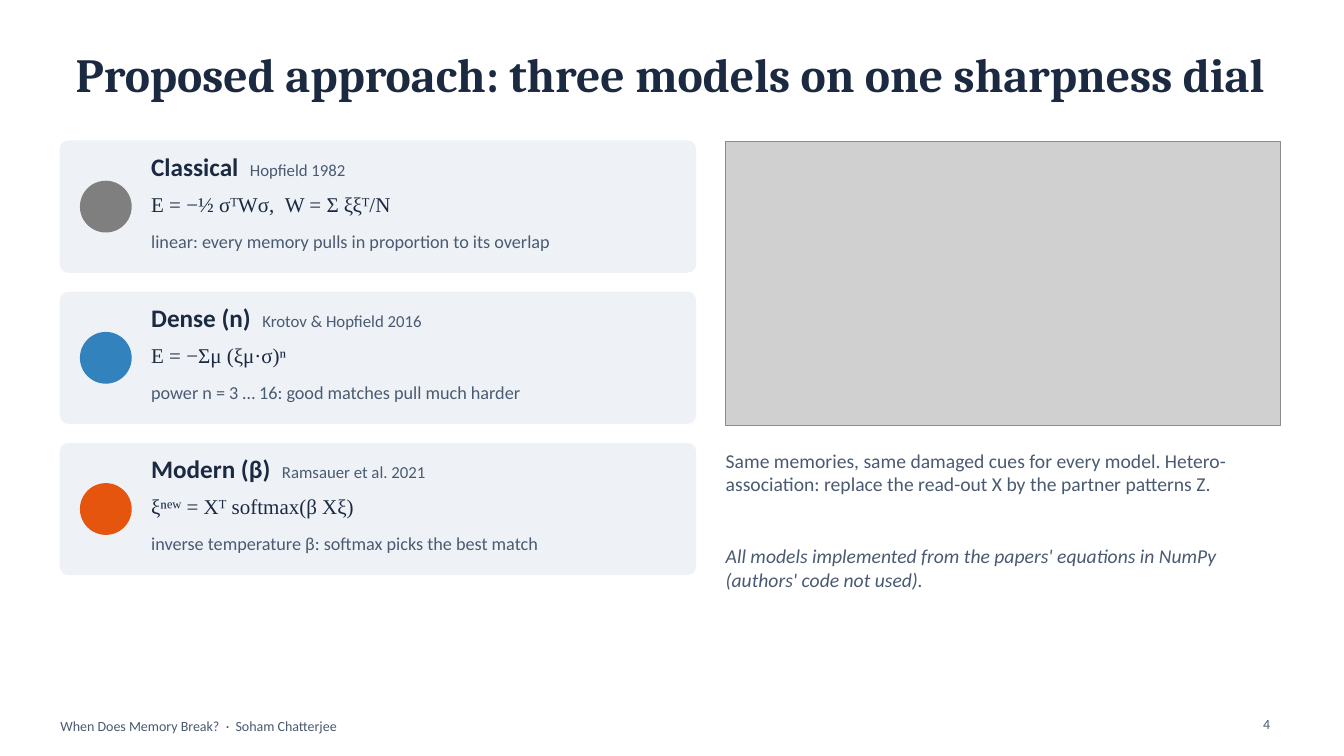
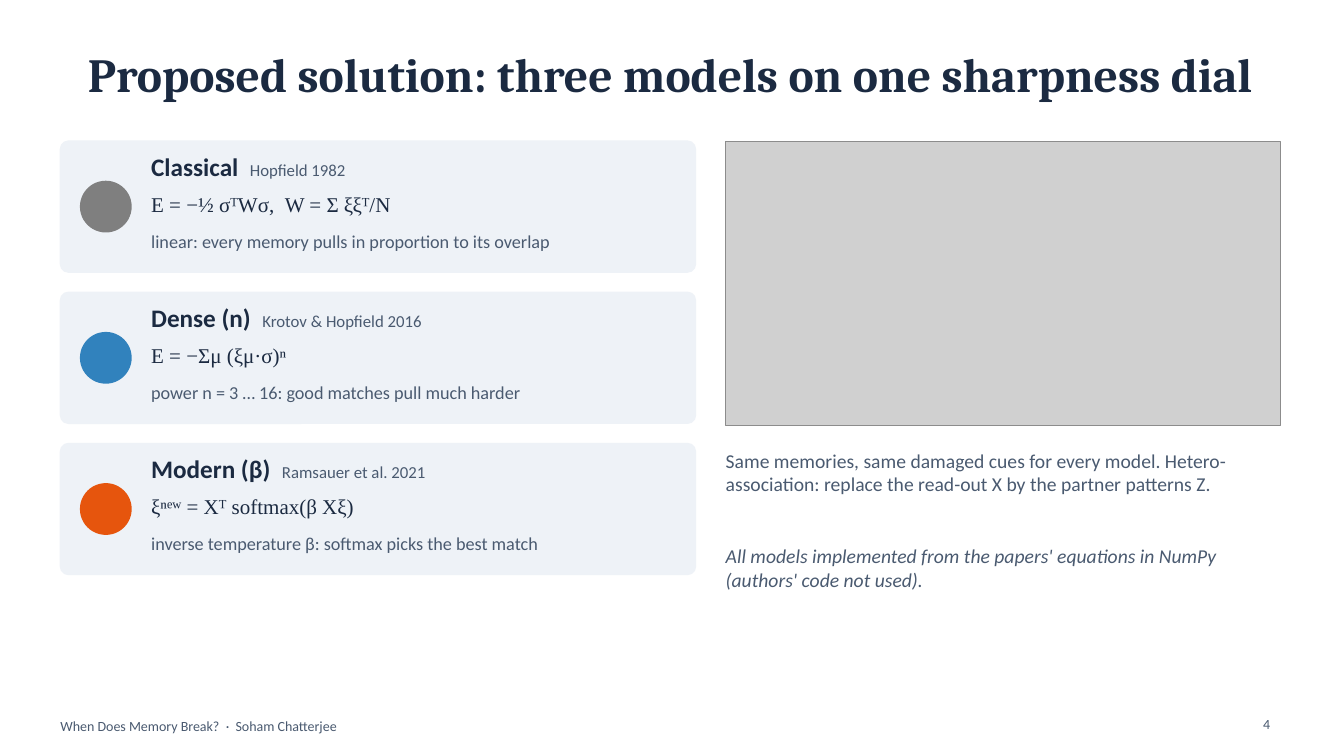
Before and after one commit to GrandsonOfBuddha/modern-hopfield-memory, a slide deck: slide 4 of slides/Hopfield_Memory_Presentation.pptx. Drawn at 1344x756 pixels with LibreOffice and Linux fonts; fonts in the diff are those of the drawing; grey boxes stand for pictures. Boxes give left, top, right and bottom in pixels: in the first picture for what was removed or moved away, otherwise in the second. Text is boxed around its words. In the diff, an @@ line names an element or a change of style, - is before the commit and + after.

```diff
--- a/slides/Hopfield_Memory_Presentation.pptx
+++ b/slides/Hopfield_Memory_Presentation.pptx
@@ title at [88,59,1252,102]: text changed @@
-Proposed approach: three models on one sharpness dial
+Proposed solution: three models on one sharpness dial
```
Also in this commit, not shown: 1 other slide changed, 5 other files.
